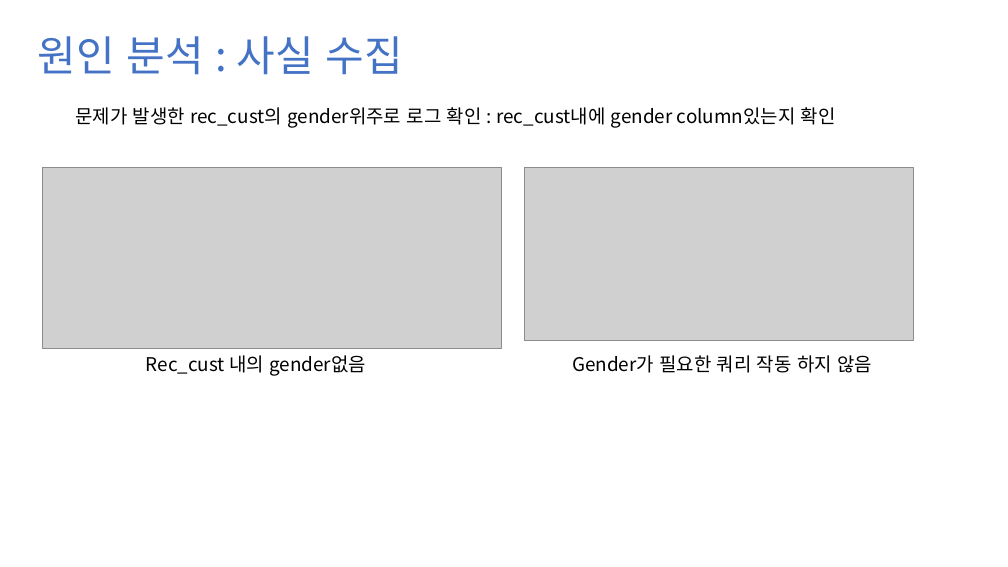
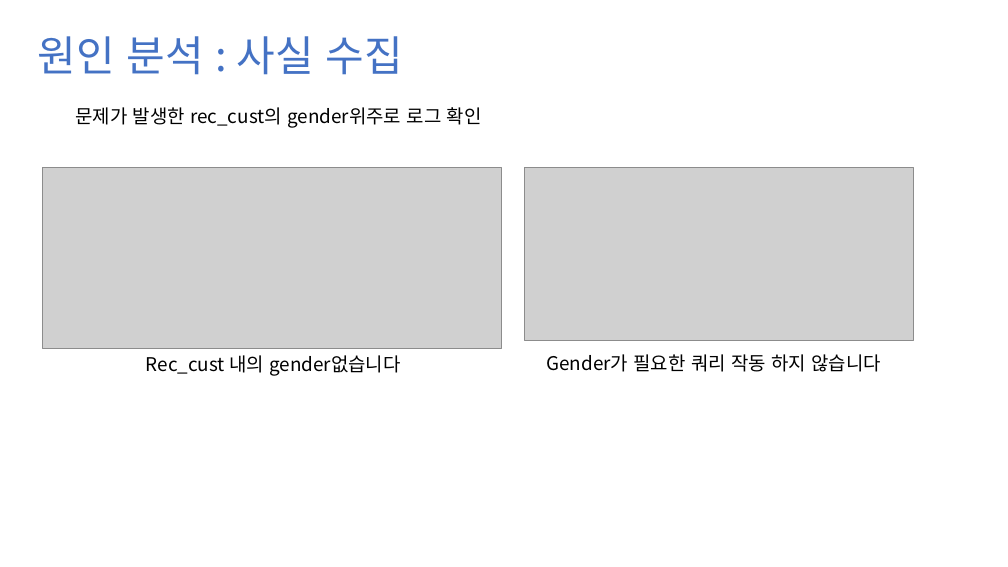
Before and after one commit to mong-head/commento_boot_camp_DBA, a slide deck: slide 5 of 과제4/과제 4.pptx (slide 4 before the commit). Drawn at 1008x567 pixels with LibreOffice and Linux fonts; fonts in the diff are those of the drawing; grey boxes stand for pictures. Boxes give left, top, right and bottom in pixels: in the first picture for what was removed or moved away, otherwise in the second. Text is boxed around its words. In the diff, an @@ line names an element or a change of style, - is before the commit and + after.

```diff
--- a/과제4/과제 4.pptx
+++ b/과제4/과제 4.pptx
@@ text at (75, 107, 482, 128): text changed @@
-문제가 발생한 rec_cust의 gender위주로 로그 확인 : rec_cust내에 gender column있는지 확인
+문제가 발생한 rec_cust의 gender위주로 로그 확인
@@ text at (146, 355, 400, 376): text changed @@
-Rec_cust 내의 gender없음
+Rec_cust 내의 gender없습니다
@@ text at (546, 354, 881, 372): text changed @@
-Gender가 필요한 쿼리 작동 하지 않음
+Gender가 필요한 쿼리 작동 하지 않습니다
```
Also in this commit, not shown: 3 other slides changed, 7 slides added, 1 slide removed.
